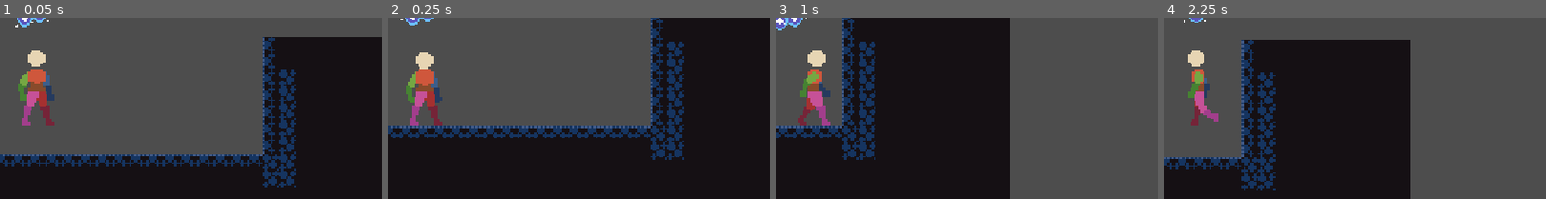
Above: before the commit, frames 1-4 (left to right).
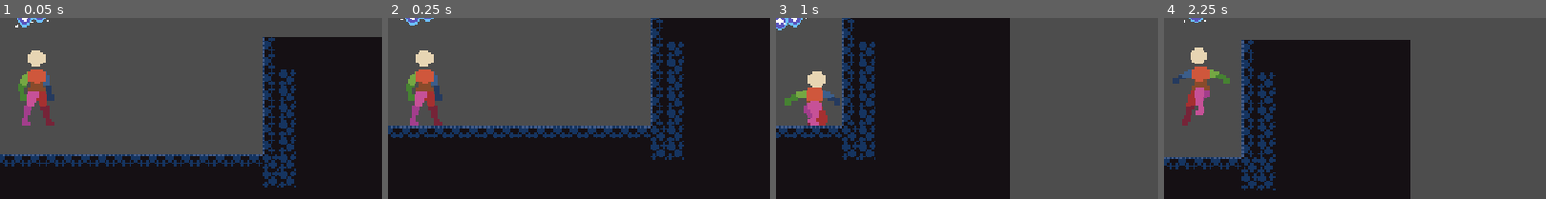
Above: after the commit, the same moments.

Repository: Timi865/Microvania
Game: Godot game, scene res://Scenes/game.tscn
Two runs of this game, one before a commit and one after it. Both use one fixed random seed, a clock stepped at 60 frames per second and the inputs below.
Inputs:
- Up to frame 1 (0.05 s): no input
- Up to frame 2 (0.25 s): no input
- Up to frame 3 (1 s): hold Right (Move_right) from 0.53 s (still down); tap C (dash) at 0.6 s; tap Space (Jump) at 0.77, 0.8 s
- Up to frame 4 (2.25 s): tap Space (Jump) at 1.07, 1.35, 1.52, 1.82 s; tap C (dash) at 1.55, 2.1 s; release Right (Move_right) at 2.03 s; hold Left (Move_left) from 2.03 s (still down)
The pictures show only the part of the screen within x 44-94%, y 12-62%; the shares and areas given below are measured in that part.

Frame 1 is identical in both runs. In frame 2, 0.3% of the frame differs, in the area x 4-15%, y 17-49%; in frame 3, 2.3%, in the area x 2-17%, y 17-60%; in frame 4, 1.8%.

Commit message:
Jump and Landing animations

Diff:
--- a/Scenes/Player.tscn
+++ b/Scenes/Player.tscn
@@ -87,6 +87,12 @@
 [sub_resource type="AnimationNodeAnimation" id="AnimationNodeAnimation_utwlt"]
 animation = &"IDLE"
 
+[sub_resource type="AnimationNodeAnimation" id="AnimationNodeAnimation_1e7my"]
+animation = &"JUMP"
+
+[sub_resource type="AnimationNodeAnimation" id="AnimationNodeAnimation_arntx"]
+animation = &"LAND"
+
 [sub_resource type="AnimationNodeAnimation" id="AnimationNodeAnimation_lslt6"]
 animation = &"WALK to IDLE"
 
@@ -114,6 +120,13 @@
 
 [sub_resource type="AnimationNodeStateMachineTransition" id="AnimationNodeStateMachineTransition_lslt6"]
 advance_mode = 2
+
+[sub_resource type="AnimationNodeStateMachineTransition" id="AnimationNodeStateMachineTransition_1e7my"]
+
+[sub_resource type="AnimationNodeStateMachineTransition" id="AnimationNodeStateMachineTransition_arntx"]
+advance_mode = 2
+
+[sub_resource type="AnimationNodeStateMachineTransition" id="AnimationNodeStateMachineTransition_5v66d"]
 
 [sub_resource type="AnimationNodeStateMachine" id="AnimationNodeStateMachine_yw7hx"]
 states/DASH/node = SubResource("AnimationNodeAnimation_m0x7a")
@@ -124,15 +137,19 @@
 states/IDLE/node = SubResource("AnimationNodeAnimation_utwlt")
 states/IDLE/position = Vector2(216.09048, 94)
 "states/IDLE to DASH/node" = SubResource("AnimationNodeAnimation_5v66d")
-"states/IDLE to DASH/position" = Vector2(169.09048, 286)
+"states/IDLE to DASH/position" = Vector2(311.09048, 284)
 "states/IDLE to WALK/node" = SubResource("AnimationNodeAnimation_u7x0b")
 "states/IDLE to WALK/position" = Vector2(472.09045, 94)
+states/JUMP/node = SubResource("AnimationNodeAnimation_1e7my")
+states/JUMP/position = Vector2(-64.909515, 387)
+states/LAND/node = SubResource("AnimationNodeAnimation_arntx")
+states/LAND/position = Vector2(216.09048, 380)
 states/Start/position = Vector2(109, 94)
 states/WALK/node = SubResource("AnimationNodeAnimation_kih0c")
 states/WALK/position = Vector2(693.09045, 94)
 "states/WALK to IDLE/node" = SubResource("AnimationNodeAnimation_lslt6")
 "states/WALK to IDLE/position" = Vector2(693.09045, 189)
-transitions = ["IDLE", "IDLE to WALK", SubResource("Animatio …(644 unchanged characters)… mationNodeStateMachineTransition_lslt6")]
+transitions = ["IDLE", "IDLE to WALK", SubResource("Animatio …(644 unchanged characters)… mationNodeStateMachineTransition_lslt6"), "JUMP", "LAND", SubResource("AnimationNodeStateMachineTransition_1e7my"), "LAND", "IDLE", SubResource("AnimationNodeStateMachineTransition_arntx"), "IDLE", "JUMP", SubResource("AnimationNodeStateMachineTransition_5v66d")]
 graph_offset = Vector2(-439.90952, 0)
 
 [sub_resource type="RectangleShape2D" id="RectangleShape2D_yw7hx"]
--- a/Scripts/Player.gd
+++ b/Scripts/Player.gd
@@ -2,6 +2,9 @@
 
 @onready var animation_tree:AnimationTree = $AnimationTree
 @onready var state_machine = animation_tree.get("parameters/playback")
+var was_on_floor: bool = false
+var is_landing: bool = false
+
 
 
 #const DashVisual_preload = preload("res://Scenes/dash_visual.tscn")
@@ -35,6 +38,7 @@
 
 func _ready() -> void:
 	animation_tree.active = true
+	was_on_floor = is_on_floor()
 
 func _physics_process(delta: float) -> void:
 	var x_input: float = Input.get_axis("Move_left", "Move_right")
@@ -67,7 +71,9 @@
 
 
 	if is_on_floor() and Input.is_action_just_pressed("Jump"):
+		var current_state: StringName = state_machine.get_current_node()
 		velocity.y = JUMP_HEIGHT
+		state_machine.travel("JUMP")
 
 
 	velocity.y += GRAVITY
@@ -83,7 +89,19 @@
 
 
 	move_and_slide()
+
+	var on_floor_now: bool = is_on_floor()
+
+	if on_floor_now and !was_on_floor:
+		is_landing = true
+		state_machine.travel("LAND")
+
 	_update_animation(x_input)
+
+	if is_landing and state_machine.get_current_node() == &"IDLE":
+		is_landing = false
+
+	was_on_floor = on_floor_now
 
 func _dash_logic(delta: float) -> void:
 	if can_dash and dash_cooldown_timer <= 0.0 and Input.is_action_just_pressed("dash"):
@@ -111,18 +129,26 @@
 func _update_animation(x_input: float) -> void:
 	var current_state: StringName = state_machine.get_current_node()
 
-	# Dash animations
-	# Dash animations
+	# Dash
 	if dash_timer > 0.0:
-		if current_state == &"RUN TURN":
-			return
-
 		if current_state != &"DASH":
 			state_machine.travel("DASH")
 		return
 
-	# Return to movement after dashing
-	if current_state == &"DASH":
+
+	# Landing animation
+	if is_landing:
+		return
+
+# Jump animation while rising
+	if !is_on_floor():
+		if velocity.y < 0.0:
+			if current_state != &"JUMP":
+				state_machine.travel("JUMP")
+		return
+
+	# Return to ground animations after landing or dashing
+	if current_state == &"DASH" or current_state == &"JUMP" or current_state == &"LAND":
 		if abs(x_input) > 0.0:
 			state_machine.travel("IDLE to WALK")
 		else:
@@ -132,8 +158,6 @@
 	# Don't change ground animations while airborne
 	if !is_on_floor():
 		return
-
-	current_state = state_machine.get_current_node()
 
 	if abs(x_input) > 0.0:
 		if current_state == &"IDLE":
Not shown, added: Scenes/Player.tscn7677155115.tmp
